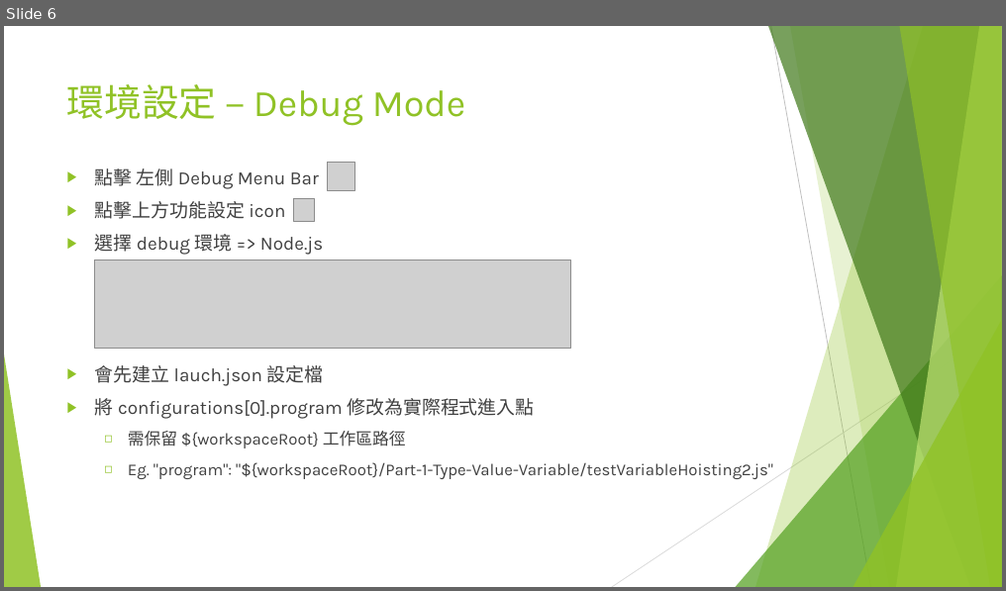
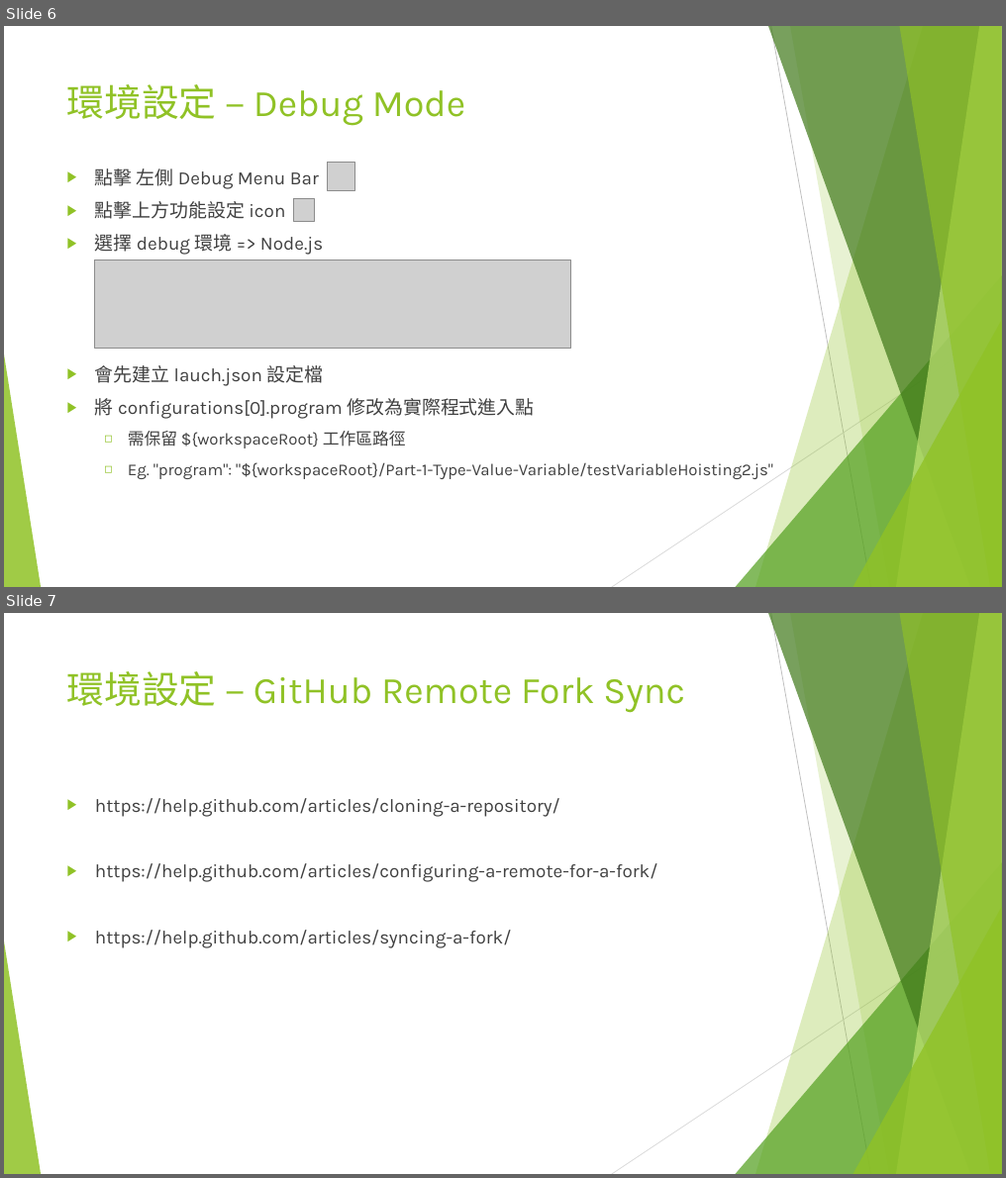
Before and after one commit to adennis1984/IntroduceWebFrontEnd, a slide deck: Part-0-SettingEnvironment/環境設定.pptx. Shown one above the other, each under a label of ours: slide 6 before the commit, slides 6 and 7 after it. The pictures are 1006x591 and 1006x1178 pixels, drawn with LibreOffice and Linux fonts; fonts in the diff are those of the drawing; grey boxes stand for pictures. Boxes give left, top, right and bottom in pixels: in the first picture for what was removed or moved away, otherwise in the second. Text is boxed around its words. In the diff, an @@ line names an element or a change of style, - is before the commit and + after.

Commit message:
修改 環境設定.pptx

```diff
--- a/Part-0-SettingEnvironment/環境設定.pptx
+++ b/Part-0-SettingEnvironment/環境設定.pptx
@@ slide 7 added at (4,613,1002,1174), background #FFFFFF; not listed: 10 template elements that a slide beside it also shows @@
@@ title added at (67,671,685,713), 36 pt, text #90C226 @@
+環境設定 – GitHub Remote Fork Sync
@@ text added at (95,798,658,949), 18 pt, text #404040 @@
+▶ https://help.github.com/articles/cloning-a-repository/
+▶ https://help.github.com/articles/configuring-a-remote-for-a-fork/
+▶ https://help.github.com/articles/syncing-a-fork/
```
